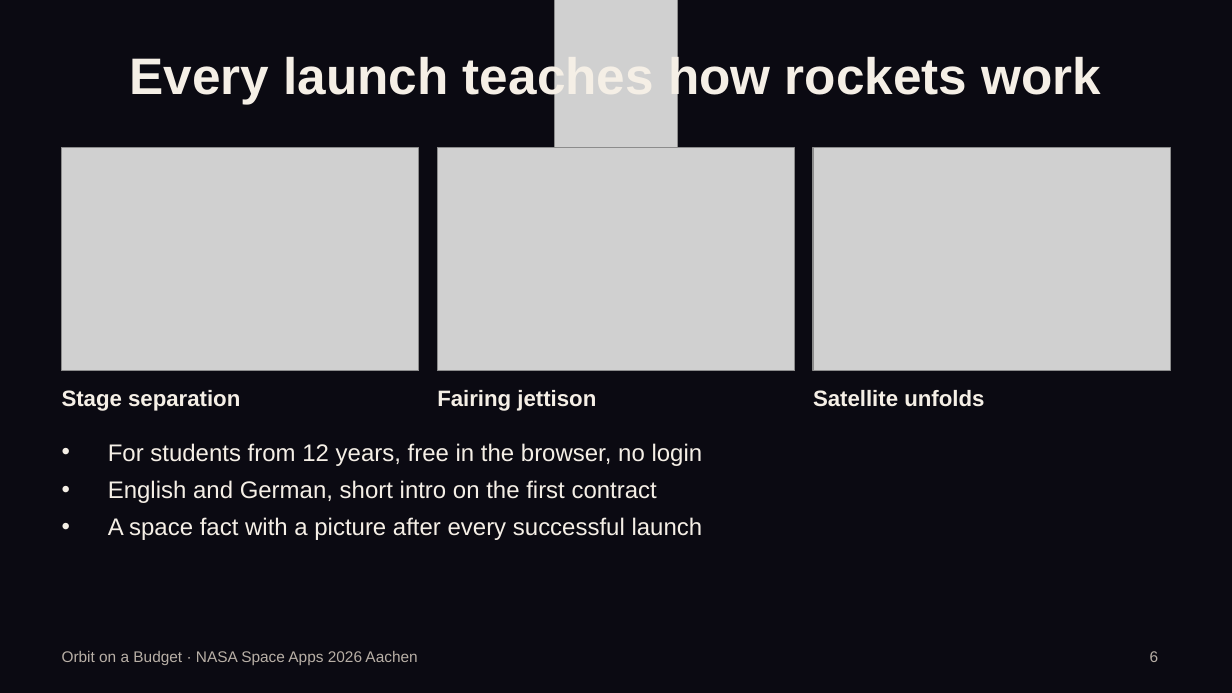
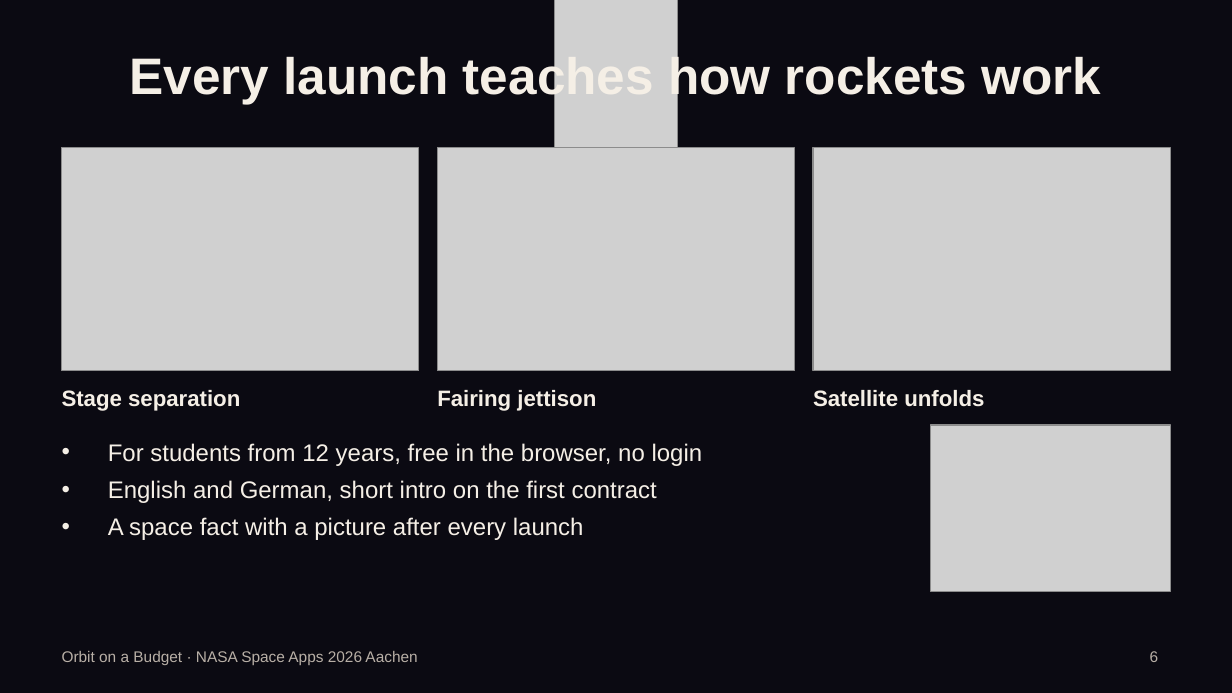
Before and after one commit to Falafel08/orbit-on-a-budget, a slide deck: slide 6 of docs/Orbit-on-a-Budget_Pitch_v1.pptx. Drawn at 1232x693 pixels with LibreOffice and Linux fonts; fonts in the diff are those of the drawing; grey boxes stand for pictures; background and template pictures are left out. Boxes give left, top, right and bottom in pixels: in the first picture for what was removed or moved away, otherwise in the second. Text is boxed around its words. In the diff, an @@ line names an element or a change of style, - is before the commit and + after.

```diff
--- a/docs/Orbit-on-a-Budget_Pitch_v1.pptx
+++ b/docs/Orbit-on-a-Budget_Pitch_v1.pptx
@@ picture added at [930, 425, 1170, 591] @@
@@ text at [108, 517, 584, 540]: text changed @@
-• A space fact with a picture after every successful launch
+• A space fact with a picture after every launch
```
Also in this commit, not shown: 2 other slides changed, 2 other files.
